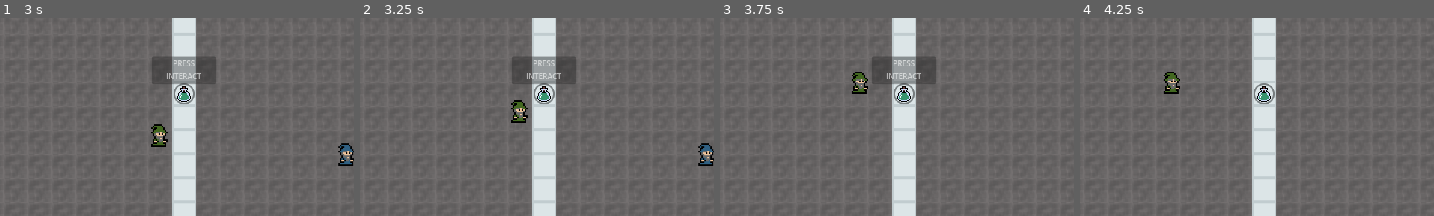
Above: before the commit, frames 1-4 (left to right).
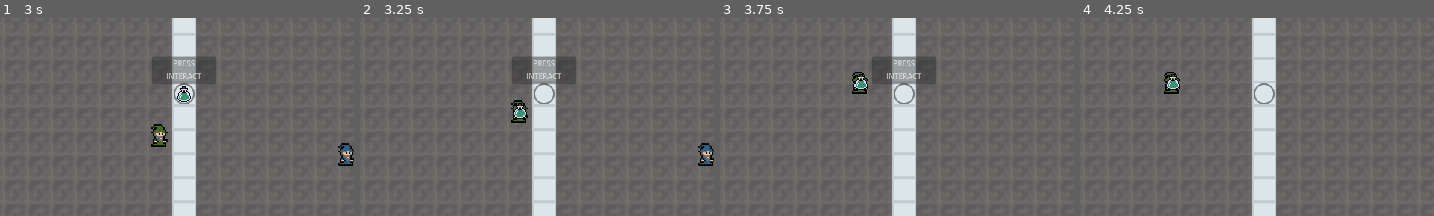
Above: after the commit, the same moments.

Repository: noriakisana/frankengamejam-2023
Game: Godot game, scene res://main.tscn
Two runs of this game, one before a commit and one after it. Both use one fixed random seed, a clock stepped at 60 frames per second and the inputs below.
Inputs:
- Up to frame 1 (3 s): tap Enter at 0.5 s; hold D (walk_right_p1) 0.53-1.28 s; tap E (interact_p1) at 0.6, 1.35, 2.3 s; hold S (walk_down_p1) 1.28-2.03 s; hold D (walk_right_p1) 2.03-2.78 s; hold Down (walk_down_p2) 2.03-2.78 s; hold W (walk_up_p1) from 2.78 s (still down); tap Left (walk_left_p2) at 2.85 s
- Up to frame 2 (3.25 s): keep holding W (walk_up_p1); tap E (interact_p1) at 3.05 s
- Up to frame 3 (3.75 s): release W (walk_up_p1) at 3.53 s; hold A (walk_left_p1) from 3.53 s (still down); hold Right (walk_right_p2) from 3.53 s (still down)
- Up to frame 4 (4.25 s): keep holding A (walk_left_p1); keep holding Right (walk_right_p2); tap E (interact_p1) at 3.8 s
The pictures show only the part of the screen within x 24-74%, y 34-84%; the shares and areas given below are measured in that part.

Frame 1 is identical in both runs. In frame 2, 0.4% of the frame differs, in the area x 43-54%, y 34-52%; in frame 3, 0.4%; in frame 4, 0.4%, in the area x 24-54%, y 28-43%.

Commit message:
potion placement

Diff:
--- a/equipment/slot.gd
+++ b/equipment/slot.gd
@@ -1,13 +1,19 @@
 extends Sprite2D
 
+@export var interaction_distance : float = 64
 @export var placed_potion : Potion
 
 @onready var player_1 : Player = get_tree().get_first_node_in_group("player")
 @onready var player_2 : Player = get_tree().get_nodes_in_group("player")[1]
 
+var distance_to_player_1 : float
+var distance_to_player_2 : float
+
+var potion_node : Node2D
+
 func _ready():
 	self.placed_potion = load("res://traenke/trank_green/green_potion.tres")
-	var potion_node = placed_potion.get_scene().instantiate()
+	potion_node = placed_potion.get_scene().instantiate()
 	potion_node.scale = Vector2(0.7, 0.7)
 	add_child(potion_node)
 
@@ -17,13 +23,27 @@
 
 func _process(delta):
 	var vec_to_player_1 : Vector2 = player_1.position - position
-	var distance_to_player_1 = vec_to_player_1.length()
+	distance_to_player_1 = vec_to_player_1.length()
 	var vec_to_player_2 : Vector2 = player_2.position - position
-	var distance_to_player_2 = vec_to_player_2.length()
-	if distance_to_player_1 <= 64 or distance_to_player_2 <= 64:
+	distance_to_player_2 = vec_to_player_2.length()
+	if distance_to_player_1 <= interaction_distance or distance_to_player_2 <= interaction_distance:
 		$InteractionBackground.visible = true
 	else:
 		$InteractionBackground.visible = false
 
-func interact(is_player_1 : bool):
-	pass
+func interact(is_player_1 : bool, potion : Potion):
+	if is_player_1:
+		if distance_to_player_1 <= interaction_distance:
+			if placed_potion: # there is a placed potion
+				var success = player_1.receive_potion(placed_potion)
+				if success: # player can pickup potion
+					potion_node.queue_free()
+					placed_potion = null
+			else:
+				var player_potion = player_1.lose_potion()
+				if !player_potion:
+					return
+				placed_potion = player_potion
+				potion_node = placed_potion.get_scene().instantiate()
+				potion_node.scale = Vector2(0.7, 0.7)
+				add_child(potion_node)
--- a/player/player.gd
+++ b/player/player.gd
@@ -2,11 +2,12 @@
 
 class_name Player
 
-signal interacted(is_p1)
+signal interacted(is_p1, potion)
 
 @export var is_player_1 = true
 @export var speed : float = 128
 @export var potion_in_hand : Potion
+var potion_node : Node2D
 
 var left_pressed = 0
 var right_pressed = 0
@@ -14,6 +15,10 @@
 var down_pressed = 0
 
 var dir : Vector2
+
+func _ready():
+	pass
+	#receive_potion(load("res://traenke/trank_leer/empty_potion.tres"))
 
 func _unhandled_input(event):
 	if is_player_1:
@@ -73,7 +78,26 @@
 
 	# interacting
 	if Input.is_action_just_pressed("interact_p1"):
-		interacted.emit(is_player_1)
+		interacted.emit(is_player_1, potion_in_hand)
+
+func receive_potion(potion : Potion):
+	if potion_in_hand:
+		return false
+
+	potion_in_hand = potion
+	potion_node = potion.get_scene().instantiate()
+	potion_node.scale = Vector2(0.7, 0.7)
+	add_child(potion_node)
+	return true
+
+func lose_potion():
+	if !potion_in_hand:
+		return null
+
+	var output = potion_in_hand.duplicate()
+	potion_in_hand = null
+	potion_node.queue_free()
+	return output
 
 """
 func change_animation_state():
--- a/traenke/potion.gd
+++ b/traenke/potion.gd
@@ -8,7 +8,6 @@
 }
 
 @export var type : Type
-var scene : PackedScene
 
 func _init(type=Type.EMPTY):
 	self.type = type
--- /dev/null
+++ b/traenke/trank_leer/empty_potion.tres
@@ -0,0 +1,7 @@
+[gd_resource type="Resource" script_class="Potion" load_steps=2 format=3 uid="uid://ba10d2tip1x2k"]
+
+[ext_resource type="Script" path="res://traenke/potion.gd" id="1_dns70"]
+
+[resource]
+script = ExtResource("1_dns70")
+type = 0
